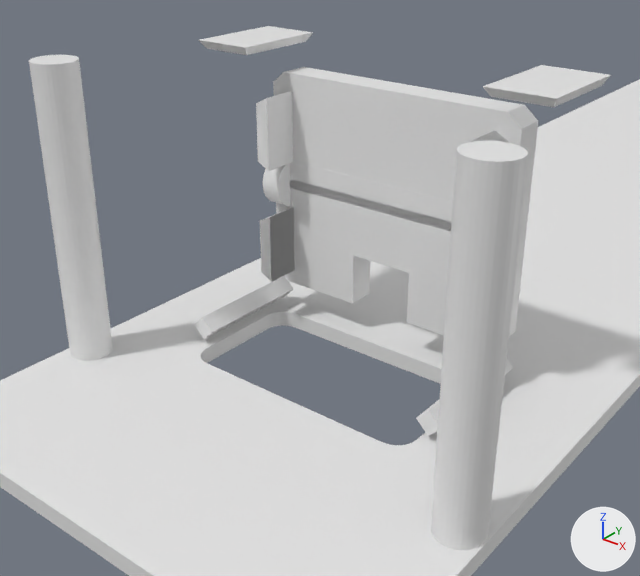
The Blender file quad-gimbal/quad-gimbal.blend: old version first, new version second.
The view is the same before and after, from a 50 mm lens placed at (53.9, -34.8, 54.2), pointed at (0.5, 32.0, 12.8). Every picture has the same lights, and +X, +Y and +Z are marked at lower right.
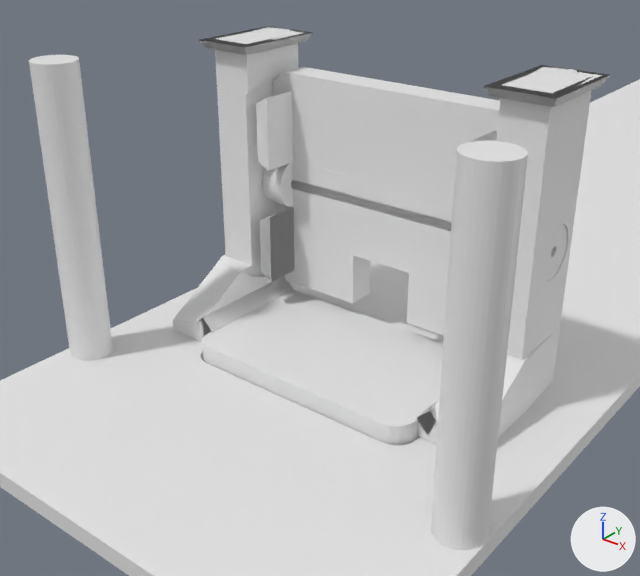
Location of each change, [x1, y1, x2, y2] in pixels of the pictures (640 x 576 px):
```json
{"object": "02 Positive", "change": "shown", "after": [173, 26, 609, 445]}
{"object": "Cube.005", "change": "unchanged, covered by the edit", "before": [483, 65, 611, 107], "after": [483, 65, 611, 107]}
{"object": "Cube.011", "change": "unchanged, covered by the edit", "before": [194, 276, 293, 339], "after": [194, 277, 293, 337]}
{"object": "Cube.006", "change": "unchanged, covered by the edit", "before": [199, 26, 313, 55], "after": [200, 26, 307, 47]}
```

Scene script edits in JSON lines:
```json
{"op": "remove", "block": "ob_02_positive", "code": "ob_02_positive.hide_viewport = True"}
```
